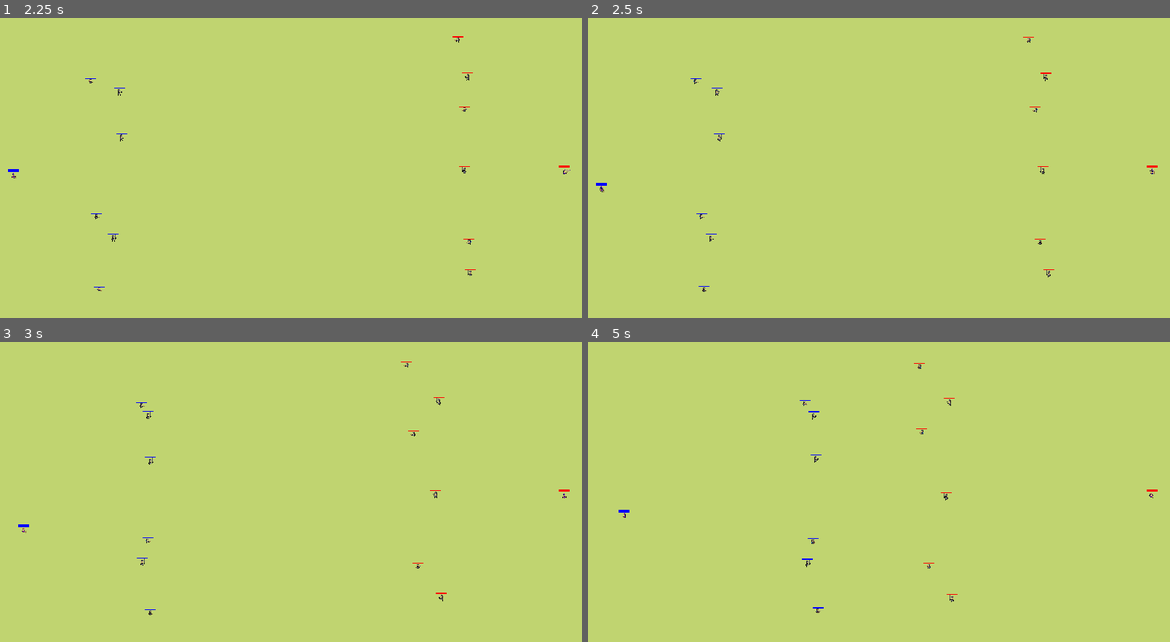
Above: before the commit, frames 1-4 (two rows, left to right).
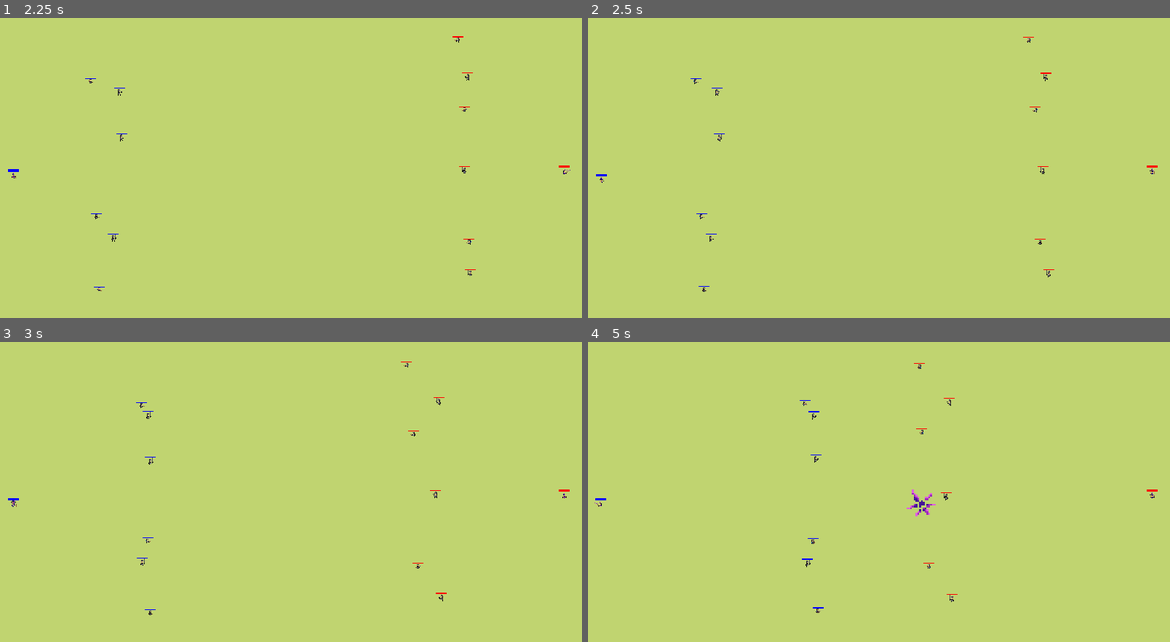
Above: after the commit, the same moments.

Repository: matulai/videojuego-rival-tactics
Game: Godot game, scene res://scenes/main_menu.tscn
Two runs of this game, one before a commit and one after it. Both use one fixed random seed, a clock stepped at 60 frames per second and the inputs below.
Inputs:
- Up to frame 1 (2.25 s): click "NEW GAME" at 0.5 s; hold D (move_right_1) 1.28-2.03 s; tap Space (attack_1) at 1.35 s; tap Keypad 1 (attack_2) at 1.55, 2.1 s; hold S (move_down_1) from 2.03 s (still down)
- Up to frame 2 (2.5 s): keep holding S (move_down_1); tap Q (hability_1, bound only after the commit) at 2.3 s
- Up to frame 3 (3 s): release S (move_down_1) at 2.78 s; hold D (move_right_1) from 2.78 s (still down); tap Q (hability_1, bound only after the commit) at 2.85 s
- Up to frame 4 (5 s): tap Keypad 2 (hability_2, bound only after the commit) at 3.05, 3.6 s; release D (move_right_1) at 3.53 s; hold W (move_up_1) 3.53-4.28 s; tap Space (attack_1) at 3.8, 4.35 s; hold A (move_left_1) from 4.28 s (still down); tap Keypad 1 (attack_2) at 4.55 s

Frame 1 is identical in both runs. In frame 2, less than 0.1% of the frame differs, in the area x 1-4%, y 52-59%; in frame 3, less than 0.1%; in frame 4, 0.2%, in the area x 1-98%, y 49-59%.

Commit message:
Se agrega nuevo estado de para habilidad y refactor en demas

Diff:
--- a/boss_rival_tactics/characters/player/Player.gd
+++ b/boss_rival_tactics/characters/player/Player.gd
@@ -4,7 +4,6 @@
 @export var damage: int
 
 @onready var hitbox: Area2D = $Hitbox
-@onready var can_attack: bool = true
 
 signal death_player(is_player_one: bool)
 
@@ -14,14 +13,16 @@
 		"move_right": "move_right_1",
 		"move_up": "move_up_1",
 		"move_down": "move_down_1",
-		"attack": "attack_1"
+		"attack": "attack_1",
+		"hability": "hability_1"
 	},
 	2: {
 		"move_left": "move_left_2",
 		"move_right": "move_right_2",
 		"move_up": "move_up_2",
 		"move_down": "move_down_2",
-		"attack": "attack_2"
+		"attack": "attack_2",
+		"hability": "hability_2"
 	}
 }
 
@@ -37,9 +38,8 @@
 func is_attack_pressed() -> bool:
 	return Input.is_action_just_pressed(inputs["attack"])
 
-func attack() -> void:
-	if can_attack:
-		_play_animation("attack_animation")
+func is_hability_pressed() -> bool:
+	return Input.is_action_just_pressed(inputs["hability"])
 
 func _on_hitbox_body_entered(body: Node2D) -> void:
 	if body.has_method("take_damage") and (body.isTeamOne != isTeamOne):
--- a/boss_rival_tactics/characters/player/Player.tscn
+++ b/boss_rival_tactics/characters/player/Player.tscn
@@ -8,6 +8,7 @@
 [ext_resource type="Script" path="res://characters/player/states/AttackState.gd" id="6_mdybk"]
 [ext_resource type="Script" path="res://characters/archer/states/HurtState.gd" id="7_i3eae"]
 [ext_resource type="Script" path="res://characters/archer/states/DeathState.gd" id="8_v4mqd"]
+[ext_resource type="Script" path="res://characters/player/hability.gd" id="9_j354r"]
 
 [node name="Player" instance=ExtResource("1_j1huk")]
 script = ExtResource("2_dtn6i")
@@ -18,7 +19,7 @@
 script = ExtResource("3_7x6qo")
 character_path = NodePath("..")
 START_STATE = NodePath("Idle")
-STATES_LIST = Array[NodePath]([NodePath("Idle"), NodePath("Walk"), NodePath("Attack"), NodePath("Hurt"), NodePath("Death")])
+STATES_LIST = Array[NodePath]([NodePath("Idle"), NodePath("Walk"), NodePath("Attack"), NodePath("Hurt"), NodePath("Death"), NodePath("Hability")])
 
 [node name="Idle" type="Node" parent="AbstractStateMachine" index="0"]
 script = ExtResource("3_nn1f3")
@@ -40,6 +41,10 @@
 script = ExtResource("8_v4mqd")
 state_id = "death"
 
+[node name="Hability" type="Node" parent="AbstractStateMachine" index="5"]
+script = ExtResource("9_j354r")
+state_id = "hability"
+
 [node name="Hitbox" type="Area2D" parent="." index="4"]
 collision_mask = 3
 
--- a/boss_rival_tactics/characters/player/players/PlayerMage.tscn
+++ b/boss_rival_tactics/characters/player/players/PlayerMage.tscn
@@ -1,7 +1,9 @@
-[gd_scene load_steps=12 format=3 uid="uid://ck7rlj4y2tqee"]
+[gd_scene load_steps=15 format=3 uid="uid://ck7rlj4y2tqee"]
 
 [ext_resource type="PackedScene" uid="uid://6bv8d0kcugq6" path="res://characters/player/Player.tscn" id="1_3gvx5"]
 [ext_resource type="Texture2D" uid="uid://co8m5alw3w46d" path="res://assets/sprites/magician_normal.png" id="2_ghyko"]
+[ext_resource type="Script" path="res://characters/player/players/playerMage.gd" id="2_kgknf"]
+[ext_resource type="PackedScene" uid="uid://deixwyw8nov3a" path="res://habilities/fireball/Fireball.tscn" id="3_mdl6o"]
 
 [sub_resource type="Animation" id="Animation_ncose"]
 length = 0.001
@@ -100,6 +102,36 @@
 "values": [120, 121, 122, 123, 124, 125, 126, 127, 128, 129, 130]
 }
 
+[sub_resource type="Animation" id="Animation_5di2f"]
+resource_name = "hability_animation"
+length = 2.0
+tracks/0/type = "value"
+tracks/0/imported = false
+tracks/0/enabled = true
+tracks/0/path = NodePath("Sprite2D:frame")
+tracks/0/interp = 1
+tracks/0/loop_wrap = true
+tracks/0/keys = {
+"times": PackedFloat32Array(0, 0.1, 0.2, 0.3, 0.4, 0.5, 0.6, 0.7, 0.8, 0.9, 1, 1.1, 1.2, 1.3, 1.4, 1.5, 1.6, 1.7, 1.8, 1.9),
+"transitions": PackedFloat32Array(1, 1, 1, 1, 1, 1, 1, 1, 1, 1, 1, 1, 1, 1, 1, 1, 1, 1, 1, 1),
+"update": 1,
+"values": [80, 81, 82, 83, 84, 85, 86, 87, 88, 89, 90, 91, 92, 93, 94, 95, 96, 97, 98, 99]
+}
+tracks/1/type = "method"
+tracks/1/imported = false
+tracks/1/enabled = true
+tracks/1/path = NodePath(".")
+tracks/1/interp = 1
+tracks/1/loop_wrap = true
+tracks/1/keys = {
+"times": PackedFloat32Array(1.36667),
+"transitions": PackedFloat32Array(1),
+"values": [{
+"args": [],
+"method": &"fire"
+}]
+}
+
 [sub_resource type="Animation" id="Animation_r43s7"]
 resource_name = "hurt_animation"
 length = 0.4
@@ -153,18 +185,21 @@
 "RESET": SubResource("Animation_ncose"),
 "attack_animation": SubResource("Animation_aeo8g"),
 "death_animation": SubResource("Animation_h5mnv"),
+"hability_animation": SubResource("Animation_5di2f"),
 "hurt_animation": SubResource("Animation_r43s7"),
 "idle_animation": SubResource("Animation_xh8ho"),
 "walk_animation": SubResource("Animation_dvyya")
 }
 
 [sub_resource type="CircleShape2D" id="CircleShape2D_fipim"]
-radius = 2.5
+radius = 2.6
 
 [sub_resource type="RectangleShape2D" id="RectangleShape2D_4ys1w"]
 size = Vector2(6.875, 14)
 
 [node name="PlayerMage" instance=ExtResource("1_3gvx5")]
+script = ExtResource("2_kgknf")
+projectile_scene = ExtResource("3_mdl6o")
 damage = 3
 speed = 120
 hp = 14
@@ -175,12 +210,16 @@
 hframes = 20
 vframes = 7
 
+[node name="Marker2D" type="Marker2D" parent="Sprite2D" index="0"]
+position = Vector2(2, 5)
+
 [node name="AnimationPlayer" parent="." index="2"]
 libraries = {
 "": SubResource("AnimationLibrary_a72bb")
 }
 
 [node name="CollisionShape2D" parent="." index="3"]
+position = Vector2(0, -1)
 shape = SubResource("CircleShape2D_fipim")
 
 [node name="Hitbox" parent="." index="4"]
--- a/boss_rival_tactics/characters/player/states/IdleState.gd
+++ b/boss_rival_tactics/characters/player/states/IdleState.gd
@@ -9,6 +9,8 @@
 		emit_signal("finished", "walk")
 	if character.is_attack_pressed():
 		emit_signal("finished", "attack")
+	if character.is_hability_pressed():
+		emit_signal("finished", "hability")
 
 
 func _on_player_character_hurt() -> void:
--- a/boss_rival_tactics/characters/player/states/WalkState.gd
+++ b/boss_rival_tactics/characters/player/states/WalkState.gd
@@ -9,6 +9,8 @@
 		emit_signal("finished", "idle")
 	if character.is_attack_pressed():
 		emit_signal("finished", "attack")
+	if character.is_hability_pressed():
+		emit_signal("finished", "hability")
 	character.move()
 
 
--- a/boss_rival_tactics/project.godot
+++ b/boss_rival_tactics/project.godot
@@ -86,6 +86,16 @@
 "events": [Object(InputEventKey,"resource_local_to_scene":false,"resource_name":"","device":-1,"window_id":0,"alt_press …(195 unchanged characters)…
 ]
 }
+hability_1={
+"deadzone": 0.5,
+"events": [Object(InputEventKey,"resource_local_to_scene":false,"resource_name":"","device":-1,"window_id":0,"alt_pressed":false,"shift_pressed":false,"ctrl_pressed":false,"meta_pressed":false,"pressed":false,"keycode":0,"physical_keycode":81,"key_label":0,"unicode":113,"location":0,"echo":false,"script":null)
+]
+}
+hability_2={
+"deadzone": 0.5,
+"events": [Object(InputEventKey,"resource_local_to_scene":false,"resource_name":"","device":-1,"window_id":0,"alt_pressed":false,"shift_pressed":false,"ctrl_pressed":false,"meta_pressed":false,"pressed":false,"keycode":0,"physical_keycode":4194440,"key_label":0,"unicode":50,"location":0,"echo":false,"script":null)
+]
+}
 
 [rendering]
 
--- a/boss_rival_tactics/scenes/TestScene.tscn
+++ b/boss_rival_tactics/scenes/TestScene.tscn
@@ -1,11 +1,10 @@
-[gd_scene load_steps=20 format=4 uid="uid://brar6nuvlro10"]
+[gd_scene load_steps=19 format=4 uid="uid://brar6nuvlro10"]
 
 [ext_resource type="Script" path="res://scripts/Global.gd" id="1_egir0"]
 [ext_resource type="Script" path="res://scripts/Test_scene.gd" id="1_p8o58"]
 [ext_resource type="Texture2D" uid="uid://bx75jmdr54ljn" path="res://assets/tilesets/Grass.png" id="2_qqiog"]
 [ext_resource type="PackedScene" uid="uid://d3dn20yxty3tt" path="res://characters/soldier/Soldier.tscn" id="4_1s0in"]
 [ext_resource type="PackedScene" uid="uid://ck7rlj4y2tqee" path="res://characters/player/players/PlayerMage.tscn" id="4_auf8h"]
-[ext_resource type="PackedScene" uid="uid://bs2lywj3j76gw" path="res://characters/archer/Archer.tscn" id="5_08bsd"]
 
 [sub_resource type="NavigationPolygon" id="NavigationPolygon_wdq22"]
 vertices = PackedVector2Array(8, 8, -8, 8, -8, -8, 8, -8)
@@ -173,8 +172,8 @@
 
 [node name="PlayerTwoArmyNode" type="Node" parent="."]
 
-[node name="Archer" parent="PlayerTwoArmyNode" instance=ExtResource("5_08bsd")]
-position = Vector2(503, 197)
-
 [node name="Soldier" parent="PlayerTwoArmyNode" instance=ExtResource("4_1s0in")]
 position = Vector2(537, 211)
+
+[node name="Soldier2" parent="PlayerTwoArmyNode" instance=ExtResource("4_1s0in")]
+position = Vector2(549, 180)
Not shown: 1 places in boss_rival_tactics/characters/player/Player.tscn that only renumber resources
